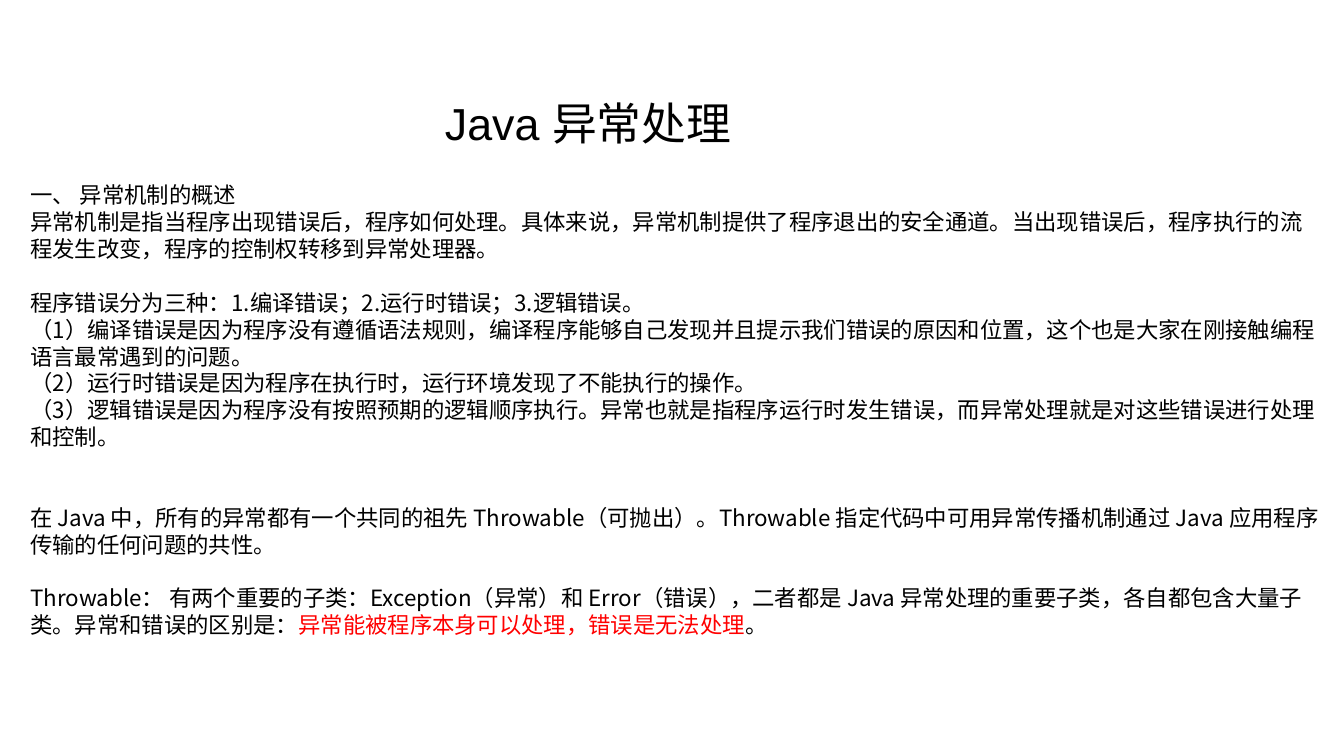
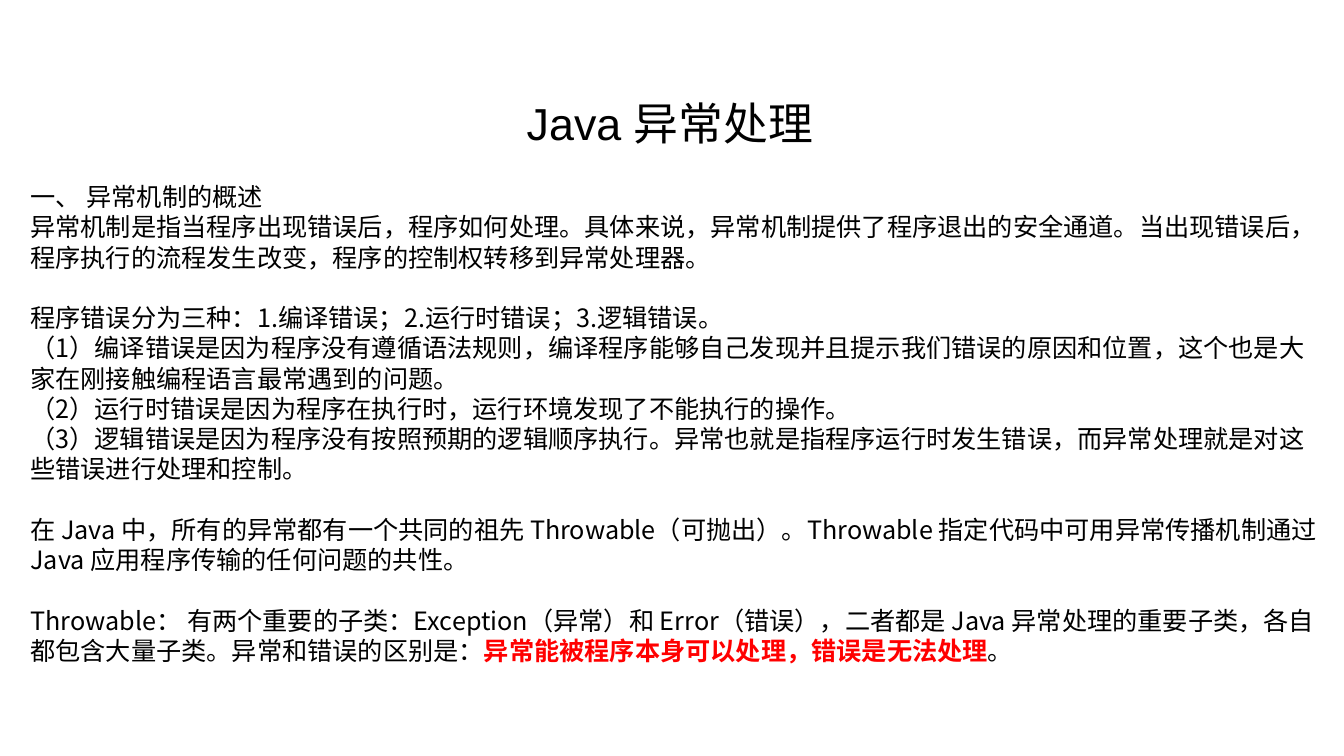
Before and after one commit to linkknown/PPT, a slide deck: slide 3 of 基础PPT/第6章：Java异常处理.pptx (slide 2 before the commit). Drawn at 1344x756 pixels with LibreOffice and Linux fonts; fonts in the diff are those of the drawing; background and template pictures are left out. Boxes give left, top, right and bottom in pixels: in the first picture for what was removed or moved away, otherwise in the second. Text is boxed around its words. In the diff, an @@ line names an element or a change of style, - is before the commit and + after.

```diff
--- a/基础PPT/第6章：Java异常处理.pptx
+++ b/基础PPT/第6章：Java异常处理.pptx
@@ text "Java 异常处理" moved from (x1=445, y1=102, x2=731, y2=144) to (x1=527, y1=102, x2=813, y2=144) @@
@@ text "Java 异常处理" at (x1=527, y1=102, x2=813, y2=144): alignment left to centre @@
@@ text "一、 异常机制的概述" at (x1=30, y1=184, x2=1317, y2=664): size 16 to 18 pt; bold on in "异常处理的重要子类，各自都包含大量子类。异常和错误的区别是：异常能被程序本身可以处理，错误是无法处理。" @@
```
Also in this commit, not shown: 5 other slides changed, 4 slides added, 1 other file.
